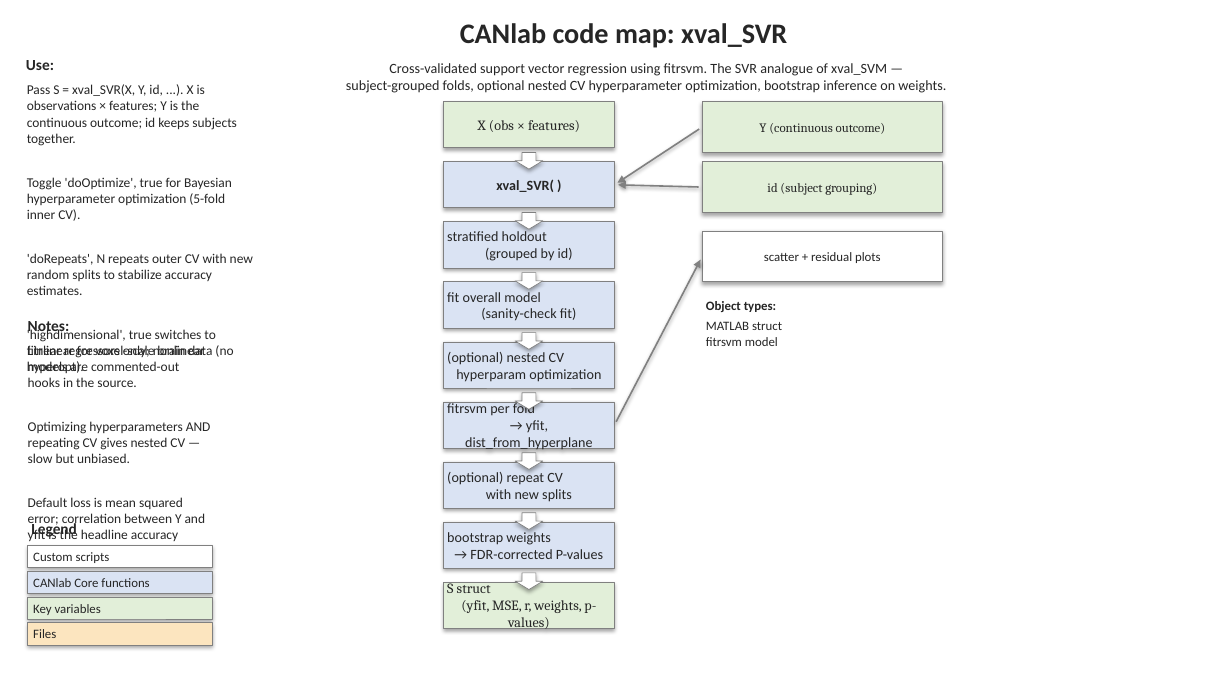
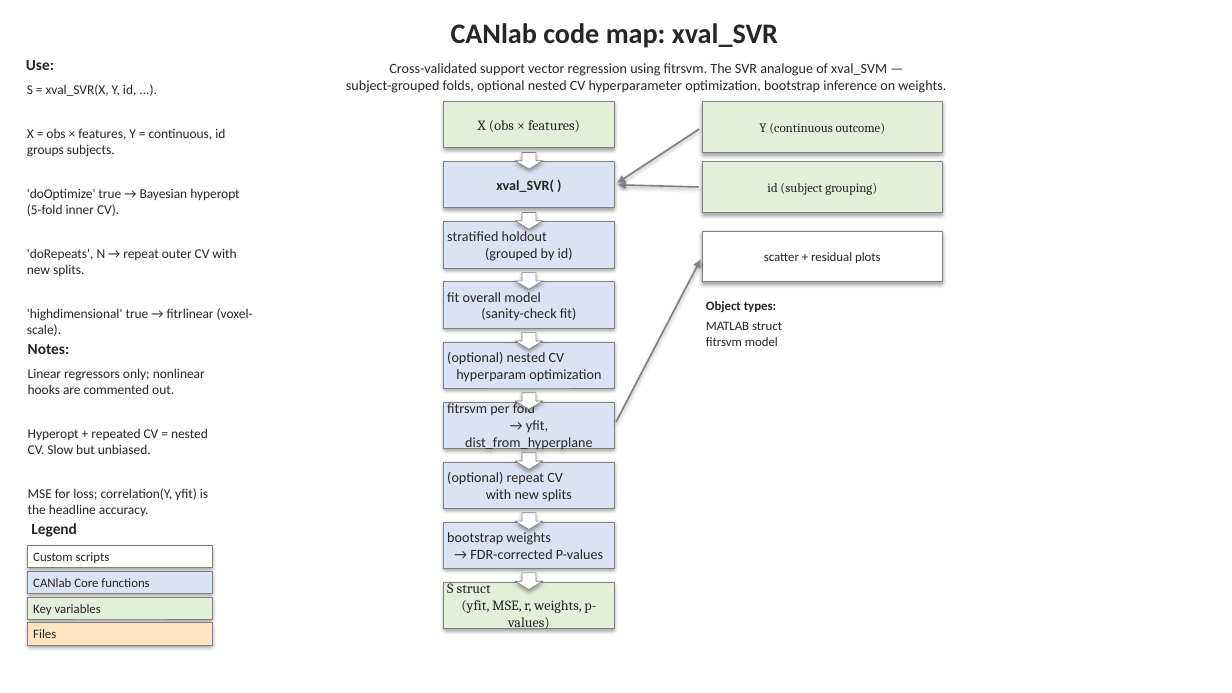
Before and after one commit to canlab/CanlabCore, a slide deck: slide 1 of docs/code_maps_pptx/xval_SVR_codemap.pptx. Drawn at 1232x693 pixels with LibreOffice and Linux fonts; fonts in the diff are those of the drawing. Boxes give left, top, right and bottom in pixels: in the first picture for what was removed or moved away, otherwise in the second. Text is boxed around its words. In the diff, an @@ line names an element or a change of style, - is before the commit and + after.

```diff
--- a/docs/code_maps_pptx/xval_SVR_codemap.pptx
+++ b/docs/code_maps_pptx/xval_SVR_codemap.pptx
@@ text "CANlab code map: xval_SVR" moved from (x1=460, y1=23, x2=787, y2=48) to (x1=451, y1=23, x2=778, y2=48) @@
@@ text at (x1=27, y1=84, x2=253, y2=336): text changed @@
-Pass S = xval_SVR(X, Y, id, ...). X is observations × features; Y is the continuous outcome; id keeps subjects together.
-Toggle 'doOptimize', true for Bayesian hyperparameter optimization (5-fold inner CV).
-'doRepeats', N repeats outer CV with new random splits to stabilize accuracy estimates.
-'highdimensional', true switches to fitrlinear for voxel-scale brain data (no hyperopt).
+S = xval_SVR(X, Y, id, ...).
+X = obs × features, Y = continuous, id groups subjects.
+'doOptimize' true → Bayesian hyperopt (5-fold inner CV).
+'doRepeats', N → repeat outer CV with new splits.
+'highdimensional' true → fitrlinear (voxel-scale).
@@ text "Notes:" rewrapped from (x1=28, y1=321, x2=70, y2=336) to (x1=28, y1=344, x2=70, y2=354) @@
@@ text at (x1=28, y1=368, x2=208, y2=516): text changed @@
-Linear regressors only; nonlinear models are commented-out hooks in the source.
-Optimizing hyperparameters AND repeating CV gives nested CV — slow but unbiased.
-Default loss is mean squared error; correlation between Y and yfit is the headline accuracy metric.
+Linear regressors only; nonlinear hooks are commented out.
+Hyperopt + repeated CV = nested CV. Slow but unbiased.
+MSE for loss; correlation(Y, yfit) is the headline accuracy.
```
Also in this commit, not shown: 20 other files.
